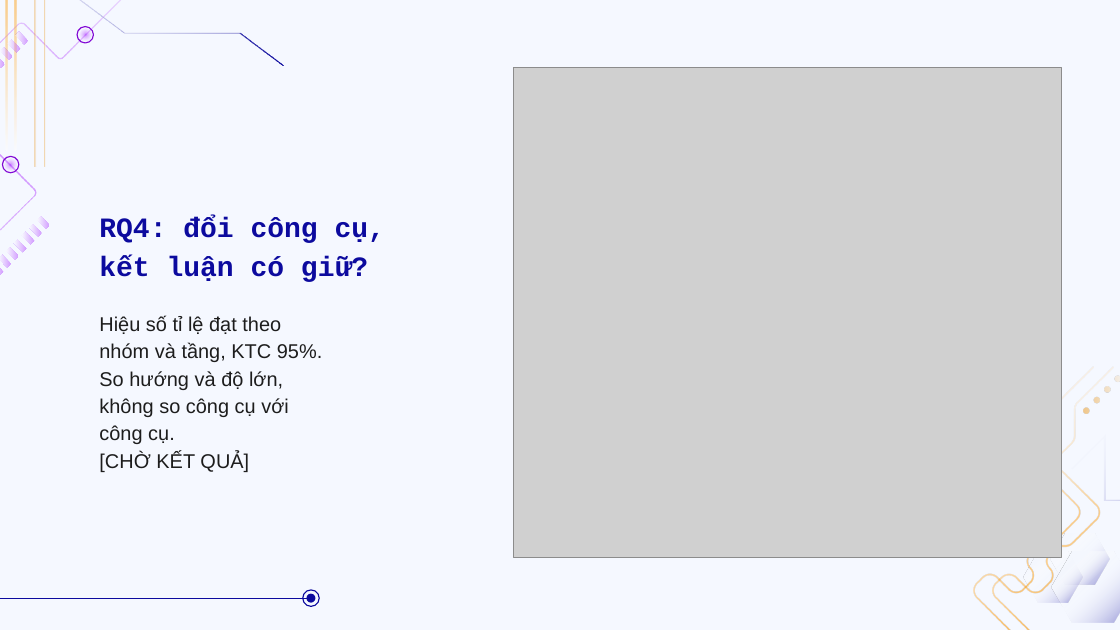
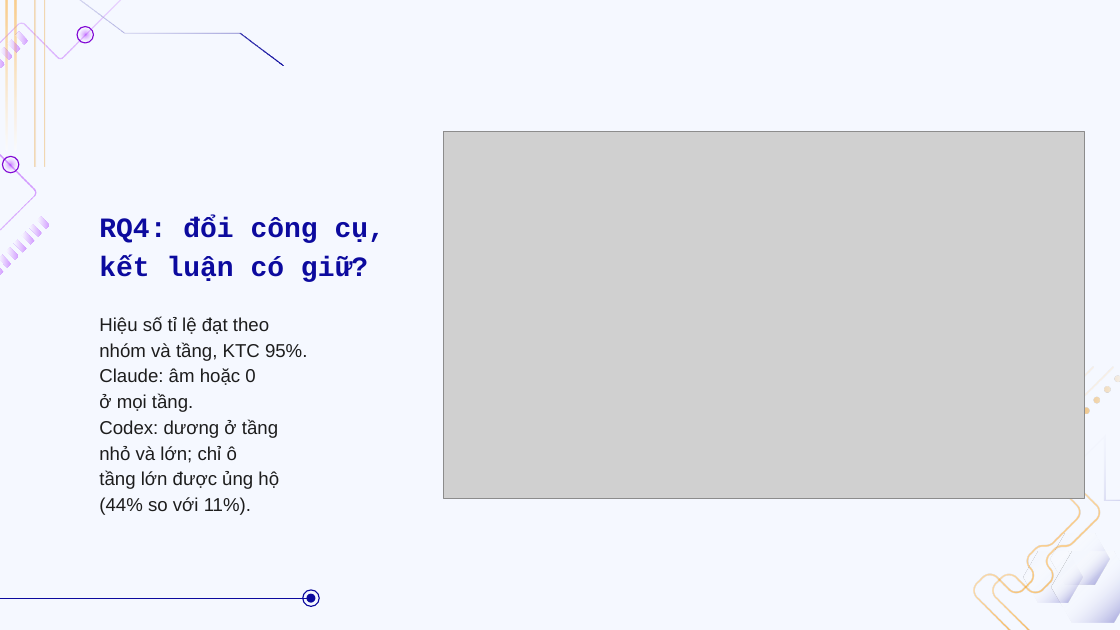
Before and after one commit to doanan293/vipharmind-ai-sdlc-study, a slide deck: slide 16 of docs/presentation/vipharmind-slides.pptx (slide 15 before the commit). Drawn at 1120x630 pixels with LibreOffice and Linux fonts; fonts in the diff are those of the drawing; grey boxes stand for pictures; background and template pictures are left out. Boxes give left, top, right and bottom in pixels: in the first picture for what was removed or moved away, otherwise in the second. Text is boxed around its words. In the diff, an @@ line names an element or a change of style, - is before the commit and + after.

```diff
--- a/docs/presentation/vipharmind-slides.pptx
+++ b/docs/presentation/vipharmind-slides.pptx
@@ picture: place and size @@
-picture at bbox=[513, 67, 1062, 558]
+picture at bbox=[444, 132, 1085, 498]
@@ text at bbox=[99, 317, 307, 515]: text changed; size 12.8 to 12 pt @@
-Hiệu số tỉ lệ đạt theo
-nhóm và tầng, KTC 95%.
-So hướng và độ lớn,
-không so công cụ với
-công cụ.
-[CHỜ KẾT QUẢ]
+Hiệu số tỉ lệ đạt theo
+nhóm và tầng, KTC 95%.
+Claude: âm hoặc 0
+ở mọi tầng.
+Codex: dương ở tầng
+nhỏ và lớn; chỉ ô
+tầng lớn được ủng hộ
+(44% so với 11%).
```
Also in this commit, not shown: 9 other slides changed, 3 slides added, 1 slide removed, 4 other files.
